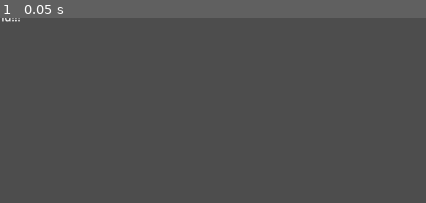
Above: before the commit, frame 1.
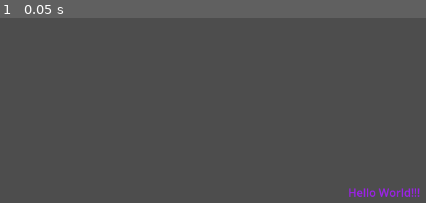
Above: after the commit, the same moment.

Repository: Yusaf-Ahmed/Godot-Tutorial
Game: Godot game, scene res://main.tscn
Same seed, same stepped clock (60 frames per second), same inputs: the game is played once before the commit and once after it.
Inputs:
- Up to frame 1 (0.05 s): no input

The runs differ from the first frame. In frame 1, 0.5% of the frame differs, in the area x 0-99%, y 0-97%.

Commit message:
Learned to change the colour of my Label in GScript
Following Brackeys tutorial, learning to code through GScript and have it appear in Godot V4.

Diff:
--- a/godottutorial/main.gd
+++ b/godottutorial/main.gd
@@ -4,3 +4,4 @@
 # Called when the node enters the scene tree for the first time.
 func _ready():
 	$Label.text = "Hello World!!!"
+	$Label.modulate = Color.PURPLE
--- a/godottutorial/main.tscn
+++ b/godottutorial/main.tscn
@@ -6,8 +6,8 @@
 script = ExtResource("1_wahfj")
 
 [node name="Label" type="Label" parent="."]
-offset_left = -74.0
-offset_top = -13.0
-offset_right = 88.0
-offset_bottom = 10.0
+offset_left = 502.0
+offset_top = 240.0
+offset_right = 664.0
+offset_bottom = 263.0
 text = "This is my LABEL - YA"
